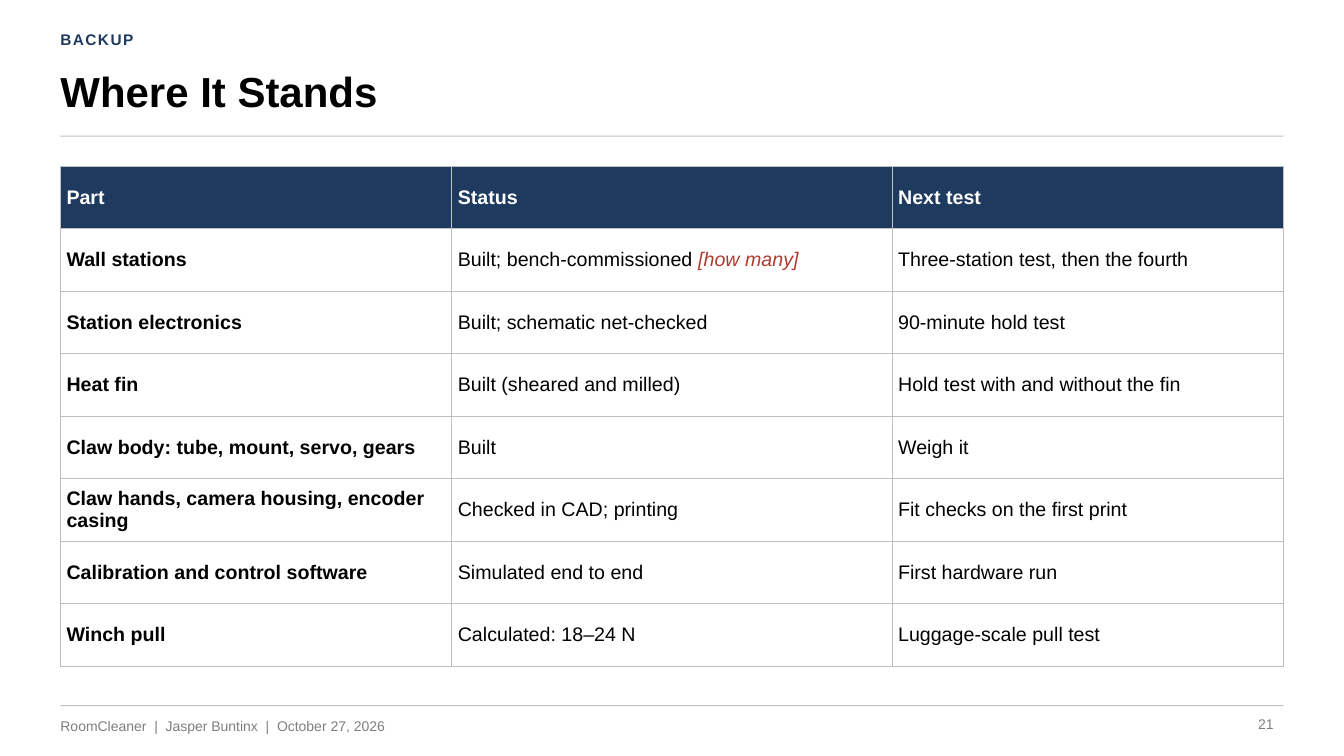
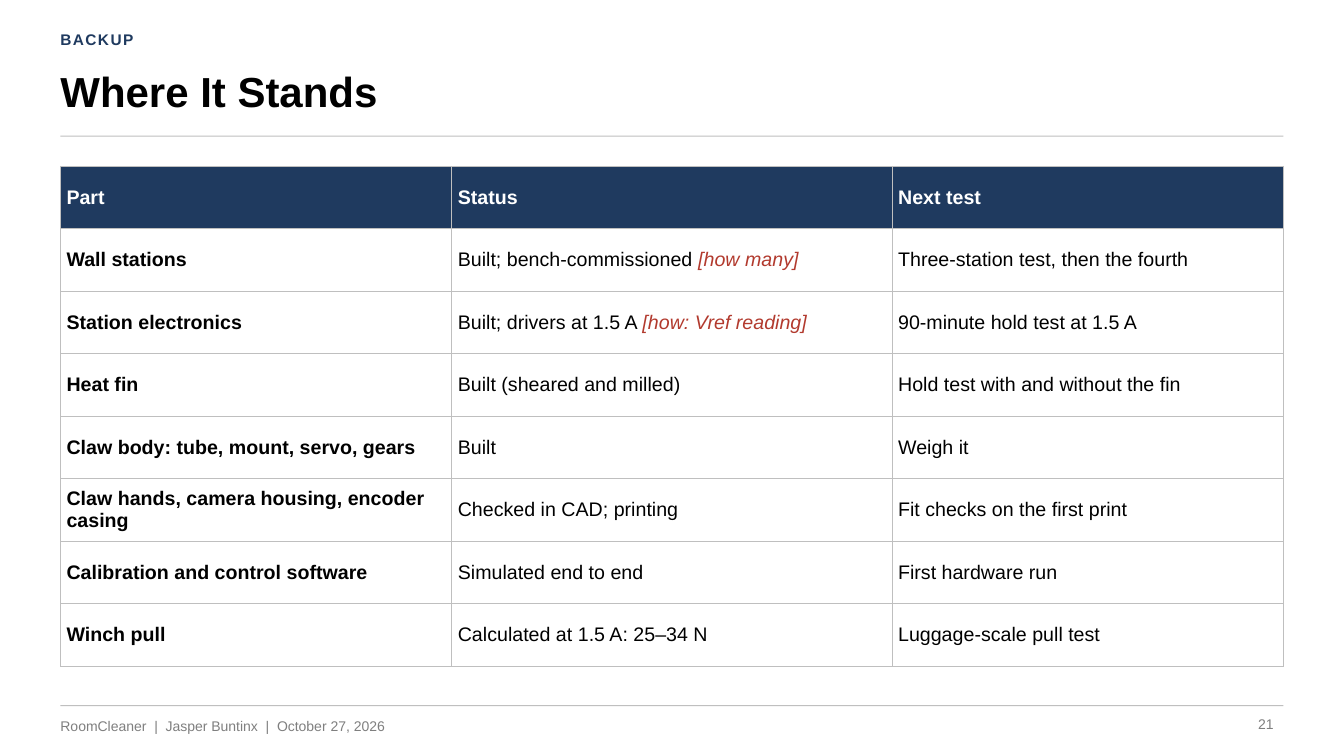
Before and after one commit to Jaspario1199/RoomCleaner, a slide deck: slide 21 of docs/presentation/deck_v5/RoomCleaner_Buntinx_Oct27_v5.pptx. Drawn at 1344x756 pixels with LibreOffice and Linux fonts; fonts in the diff are those of the drawing. Boxes give left, top, right and bottom in pixels: in the first picture for what was removed or moved away, otherwise in the second. Text is boxed around its words. In the diff, an @@ line names an element or a change of style, - is before the commit and + after.

```diff
--- a/docs/presentation/deck_v5/RoomCleaner_Buntinx_Oct27_v5.pptx
+++ b/docs/presentation/deck_v5/RoomCleaner_Buntinx_Oct27_v5.pptx
@@ table at (x1=60, y1=166, x2=1284, y2=649) @@
-row 3, column 2: Built; schematic net-checked
+row 3, column 2: Built; drivers at 1.5 A [how: Vref reading]
-row 3, column 3: 90-minute hold test
+row 3, column 3: 90-minute hold test at 1.5 A
-row 8, column 2: Calculated: 18–24 N
+row 8, column 2: Calculated at 1.5 A: 25–34 N
```
Also in this commit, not shown: 5 other slides changed, 18 other files.
